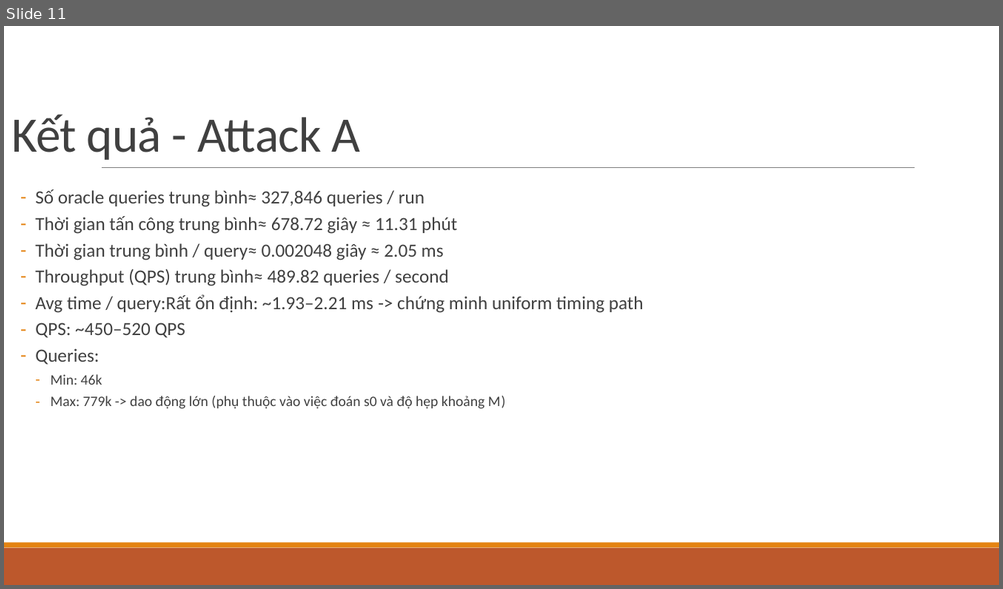
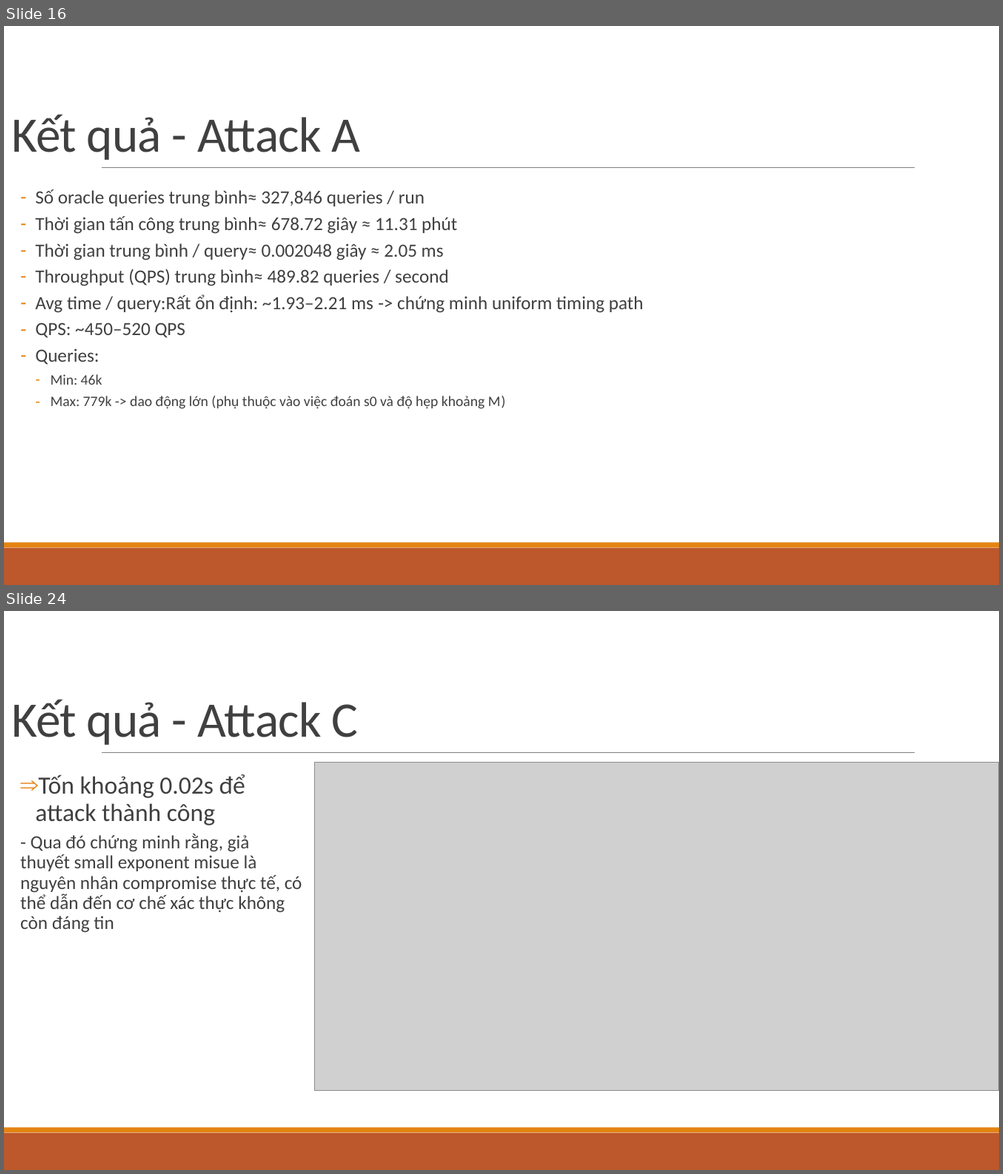
Before and after one commit to ken3k06/RSA-Based-Cryptography, a slide deck: Cryptanalysis on Asymmetric Ciphers — RSA & RSA.pptx. Shown one above the other, each under a label of ours: slide 11 before the commit, slides 16 and 24 after it; the slides between them are not shown. The pictures are 1003x589 and 1003x1174 pixels, drawn with LibreOffice and Linux fonts; fonts in the diff are those of the drawing; grey boxes stand for pictures. Boxes give left, top, right and bottom in pixels: in the first picture for what was removed or moved away, otherwise in the second. Text is boxed around its words. In the diff, an @@ line names an element or a change of style, - is before the commit and + after.

```diff
--- a/Cryptanalysis on Asymmetric Ciphers — RSA & RSA.pptx
+++ b/Cryptanalysis on Asymmetric Ciphers — RSA & RSA.pptx
@@ slide 24 added at (4,611,999,1170), background #FFFFFF; not listed: 3 template elements that a slide beside it also shows @@
@@ title added at (11,699,358,745), 48 pt, text #404040 @@
+Kết quả - Attack C
@@ picture added at (314,763,999,1091) @@
@@ text added at (20,775,302,933), 18 pt, text #404040 @@
+  ⇒ Tốn khoảng 0.02s để attack thành công
+  - Qua đó chứng minh rằng, giả thuyết small exponent misue là nguyên nhân compromise thực tế, có thể dẫn đến cơ chế xác thực không còn đáng tin
@@ what was slide 11 is now slide 16 @@
```
Also in this commit, not shown: 7 slides changed, 11 other slides added, 1 slide removed, 7 other files.
